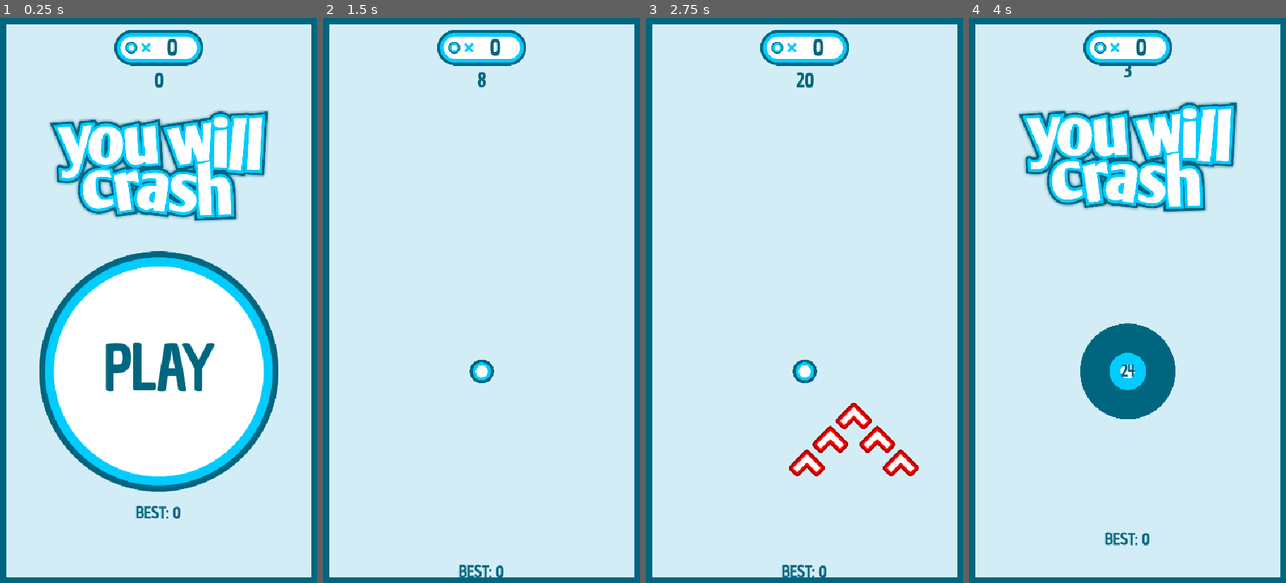
Above: before the commit, frames 1-4 (left to right).
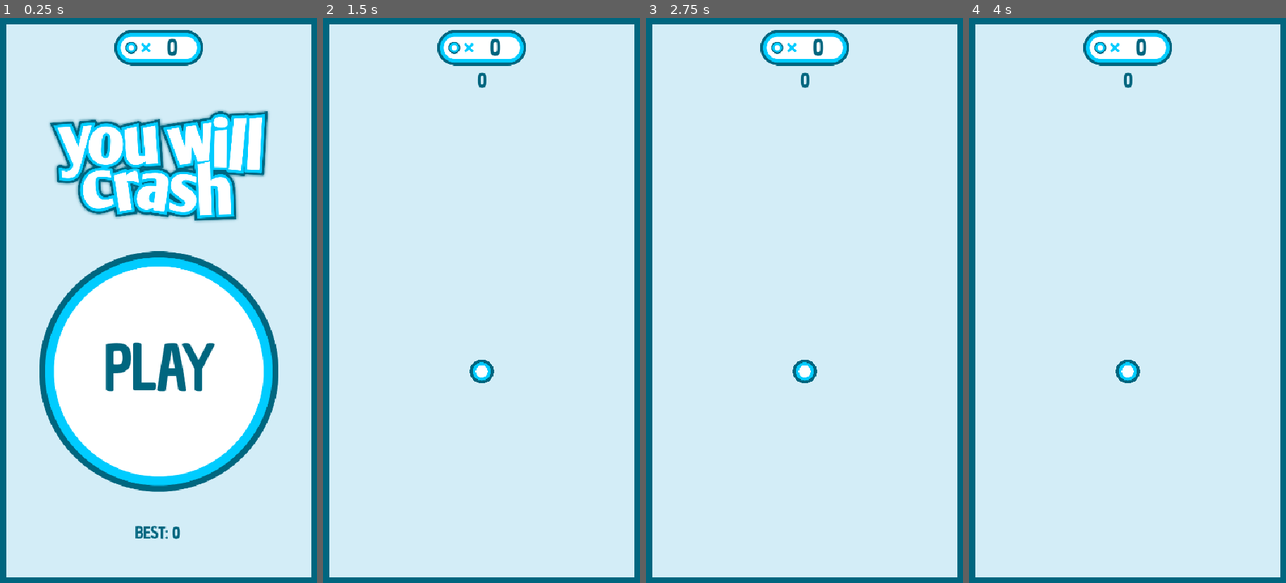
Above: after the commit, the same moments.

Repository: mszylkowski/youwillcrash-godot
Game: Godot game, scene res://Game.tscn
Same seed, same stepped clock (60 frames per second), same inputs: the game is played once before the commit and once after it.
Inputs (mouse positions are in pixels of both pictures, inside the frame that each line leads up to):
- Up to frame 1 (0.25 s): no input
- Up to frame 2 (1.5 s): tap Enter at 0.5 s; move the mouse to (481, 368) at 0.52 s; click (481, 368) at 0.67 s; move the mouse to (418, 328) at 1.27 s; click (418, 328) at 1.42 s
- Up to frame 3 (2.75 s): move the mouse to (836, 176) at 2.02 s; click (836, 176) at 2.17 s
- Up to frame 4 (4 s): move the mouse to (1111, 413) at 2.77 s; click (1111, 413) at 2.92 s; move the mouse to (1222, 385) at 3.52 s; click (1222, 385) at 3.67 s

The runs differ from the first frame. In frame 1, 0.5% of the frame differs, in the area x 42-57%, y 9-93%; in frame 2, 0.2%; in frame 3, 1.9%; in frame 4, 15%, in the area x 15-85%, y 8-94%.
Error after the commit: Parse Error: Preload file "res://Obstacles/Snake.tscn" does not exist. (res://Scripts/GameManager.gd:12)

Commit message:
added snake single head

Diff:
--- a/Game.tscn
+++ b/Game.tscn
@@ -165,9 +165,9 @@
 anchor_right = 1.0
 anchor_bottom = 1.0
 offset_left = -50.0
-offset_top = -397.0
+offset_top = -452.0
 offset_right = 50.0
-offset_bottom = -348.146
+offset_bottom = -403.146
 grow_horizontal = 2
 grow_vertical = 2
 size_flags_horizontal = 4
@@ -357,10 +357,10 @@
 anchor_top = 0.5
 anchor_right = 0.5
 anchor_bottom = 0.5
-offset_left = -402.0
-offset_top = 688.0
-offset_right = 398.0
-offset_bottom = 758.0
+offset_left = -404.0
+offset_top = 756.0
+offset_right = 396.0
+offset_bottom = 826.0
 grow_horizontal = 2
 grow_vertical = 2
 size_flags_horizontal = 4
--- a/Obstacles/PerpendicularObstacle.gd
+++ b/Obstacles/PerpendicularObstacle.gd
@@ -5,12 +5,12 @@
 @export var offset_y := 400.
 
 func _ready() -> void:
-	var angle = randi() % 4
+	var angle = randi_range(0, 3)
 	global_rotation_degrees = angle * 90
 	global_position = Vector2(0, 0)
 	linear_velocity = -Vector2.from_angle(rotation) * speed
 
-	var rand_val := randf() * 2 - 1
+	var rand_val := randf_range(-1, 1)
 	if angle == 0:
 		global_position = Vector2(offset_x * 1.5, offset_y * rand_val)
 		linear_velocity = Vector2.LEFT * speed
--- a/Obstacles/StarObstacle.gd
+++ b/Obstacles/StarObstacle.gd
@@ -19,7 +19,7 @@
 	linear_velocity = -Vector2.from_angle(rotation) * speed
 	angular_velocity = randf() * rotation_speed
 
-	var destroy_variance := (1. + 2. * (explode_deviation * (randf() - .5)))
+	var destroy_variance := 1. + explode_deviation * randf_range(-1, 1)
 	var destroy_time := (offset / speed) * destroy_variance
 	get_tree().create_timer(destroy_time).timeout.connect(explode)
 
--- a/Scripts/GameManager.gd
+++ b/Scripts/GameManager.gd
@@ -9,8 +9,16 @@
 @export var OBSTACLE_BAR := preload("res://Obstacles/Bar.tscn")
 @export var OBSTACLE_STAR := preload("res://Obstacles/Star.tscn")
 @export var OBSTACLE_TRIANGLE := preload("res://Obstacles/Star.tscn")
+@export var OBSTACLE_SNAKE := preload("res://Obstacles/Snake.tscn")
 
-var all_obstacles := [OBSTACLE_V, OBSTACLE_V_FLEET, OBSTACLE_BAR, OBSTACLE_STAR, OBSTACLE_TRIANGLE]
+var all_obstacles: Array[PackedScene] = [
+	OBSTACLE_V,
+	OBSTACLE_V_FLEET,
+	OBSTACLE_BAR,
+	OBSTACLE_STAR,
+	OBSTACLE_TRIANGLE,
+	OBSTACLE_SNAKE
+]
 
 var playing := false
 var level := 0:
@@ -47,6 +55,7 @@
 func try_spawning() -> void:
 	if spawn_debt > 1:
 		var obstacle := all_obstacles.pick_random().instantiate() as Node2D
+		#var obstacle := OBSTACLE_SNAKE.instantiate() as Node2D
 		add_child(obstacle)
 		spawn_debt = 0
 
